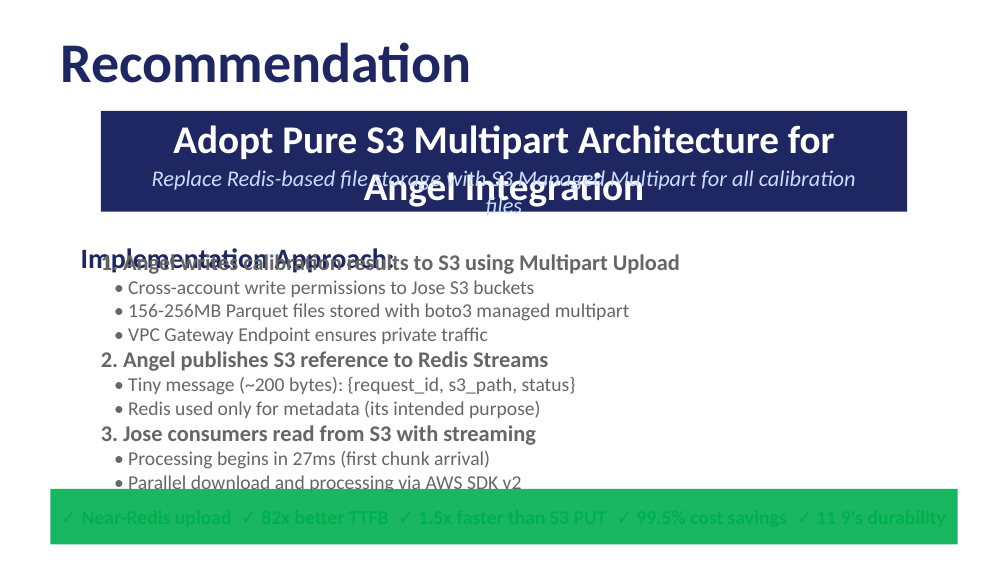
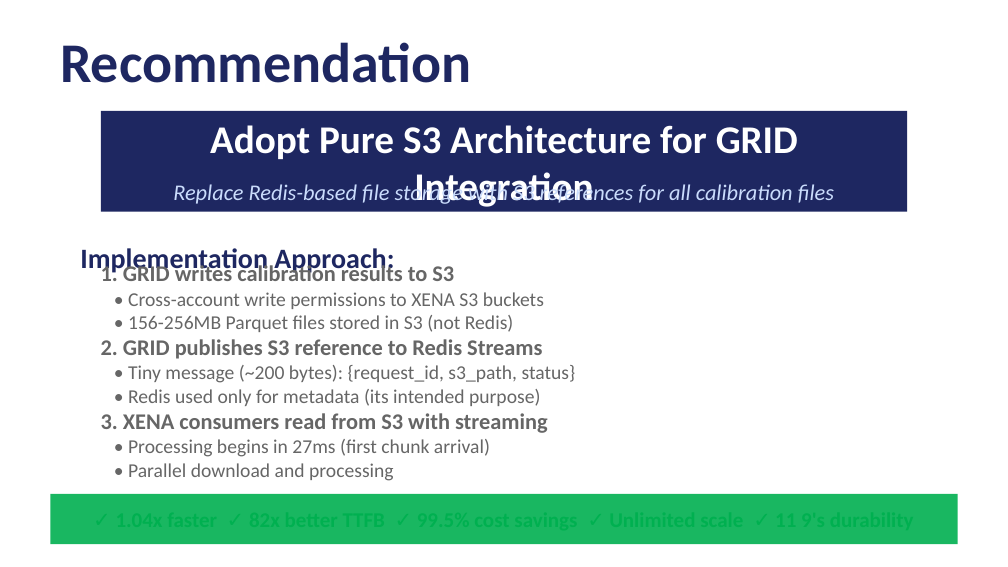
Before and after one commit to angelbus/tekton-api, a slide deck: slide 15 of docs/Redis vs s3 complete analysis.pptx. Drawn at 1008x567 pixels with LibreOffice and Linux fonts; fonts in the diff are those of the drawing. Boxes give left, top, right and bottom in pixels: in the first picture for what was removed or moved away, otherwise in the second. Text is boxed around its words. In the diff, an @@ line names an element or a change of style, - is before the commit and + after.

```diff
--- a/docs/Redis vs s3 complete analysis.pptx
+++ b/docs/Redis vs s3 complete analysis.pptx
@@ text at [210,125,798,207]: text changed @@
-Adopt Pure S3 Multipart Architecture for Angel Integration
+Adopt Pure S3 Architecture for GRID Integration
@@ text at [173,181,834,206]: text changed @@
-Replace Redis-based file storage with S3 Managed Multipart for all calibration files
+Replace Redis-based file storage with S3 references for all calibration files
@@ text at [101,263,544,359]: text changed @@
-1. Angel writes calibration results to S3 using Multipart Upload
-• Cross-account write permissions to Jose S3 buckets
-• 156-256MB Parquet files stored with boto3 managed multipart
-• VPC Gateway Endpoint ensures private traffic
-2. Angel publishes S3 reference to Redis Streams
+1. GRID writes calibration results to S3
+• Cross-account write permissions to XENA S3 buckets
+• 156-256MB Parquet files stored in S3 (not Redis)
+2. GRID publishes S3 reference to Redis Streams
@@ text at [101,413,548,433]: text changed @@
-3. Jose consumers read from S3 with streaming
+3. XENA consumers read from S3 with streaming
@@ text at [128,463,305,477]: text changed @@
-• Parallel download and processing via AWS SDK v2
+• Parallel download and processing
@@ rectangle: place and size @@
-rectangle at [50,489,958,544]
+rectangle at [50,494,958,544]
```
Also in this commit, not shown: 14 other slides changed.
